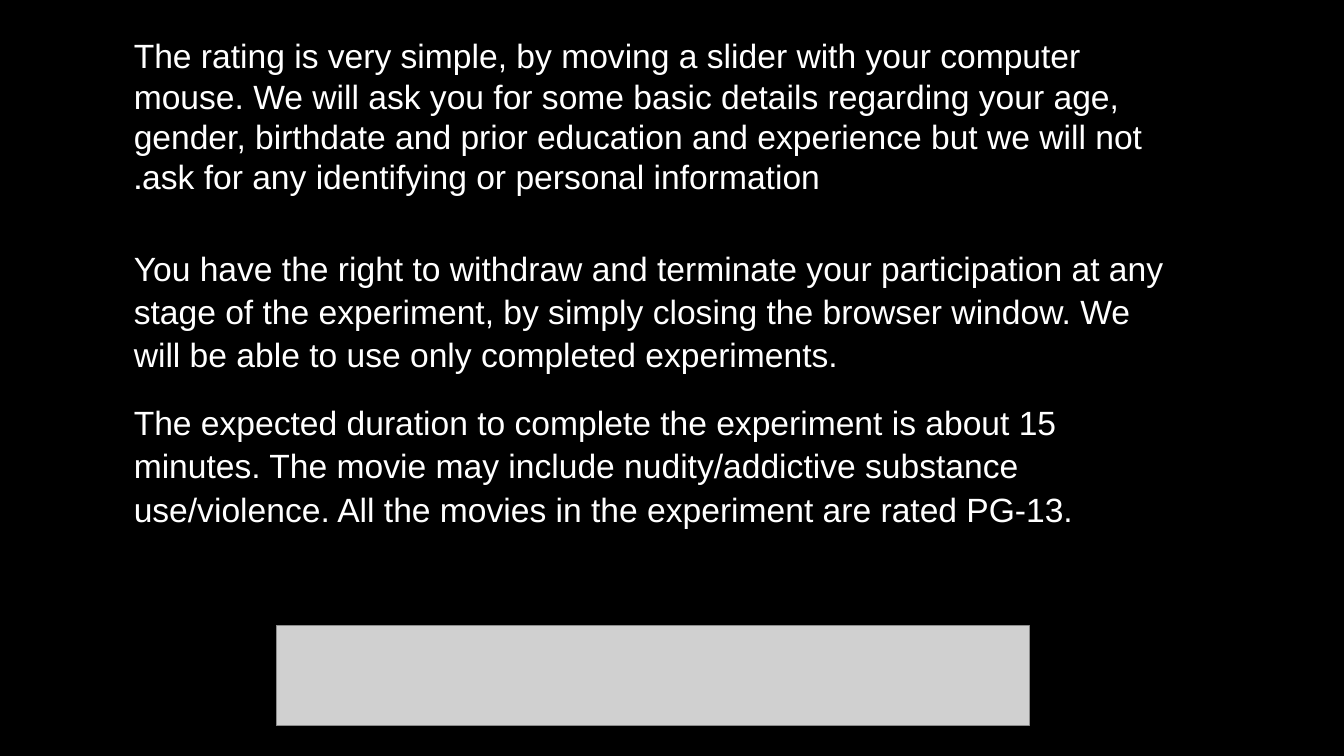
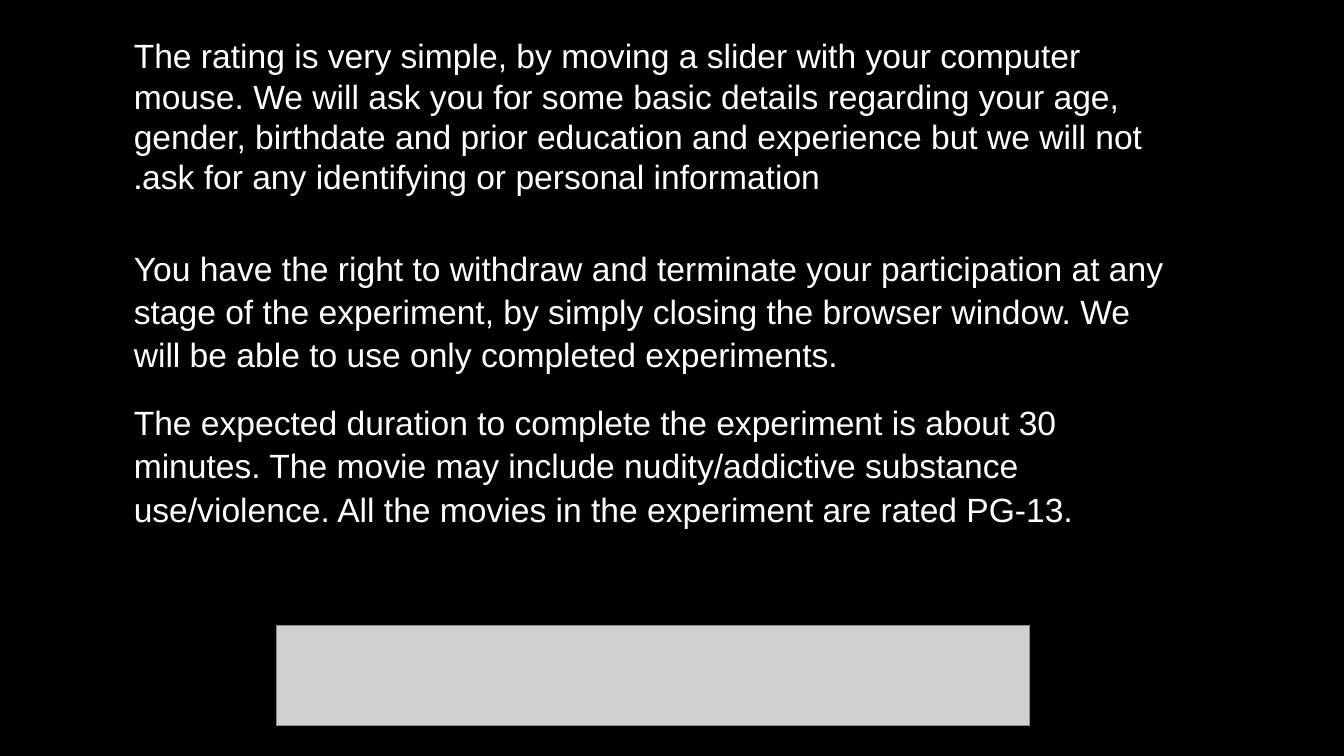
Before and after one commit to ArielBundy/SyncForrestSync, a slide deck: slide 3 of multibuild/v1.2eng/assets/consent/consent.pptx. Drawn at 1344x756 pixels with LibreOffice and Linux fonts; fonts in the diff are those of the drawing; grey boxes stand for pictures. Boxes give left, top, right and bottom in pixels: in the first picture for what was removed or moved away, otherwise in the second. Text is boxed around its words. In the diff, an @@ line names an element or a change of style, - is before the commit and + after.

```diff
--- a/multibuild/v1.2eng/assets/consent/consent.pptx
+++ b/multibuild/v1.2eng/assets/consent/consent.pptx
@@ text at [134, 410, 1072, 529]: text changed @@
-The expected duration to complete the experiment is about 15 minutes. The movie may include nudity/addictive substance use/violence. All the movies in the experiment are rated PG-13.
+The expected duration to complete the experiment is about 30 minutes. The movie may include nudity/addictive substance use/violence. All the movies in the experiment are rated PG-13.
```
